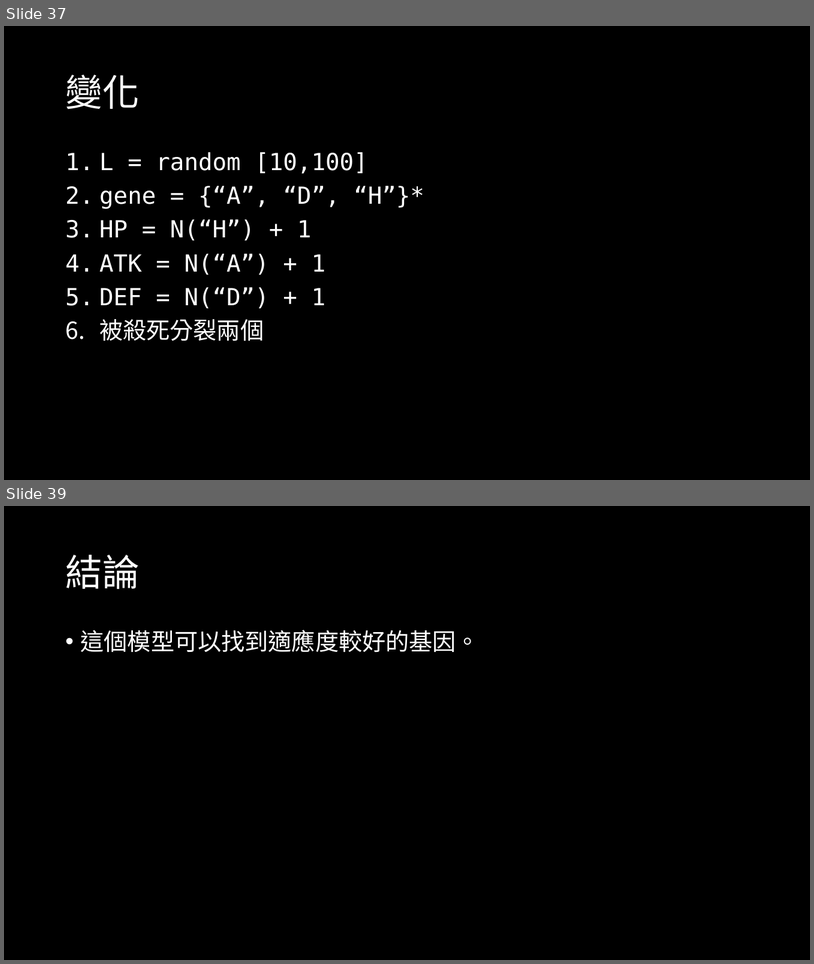
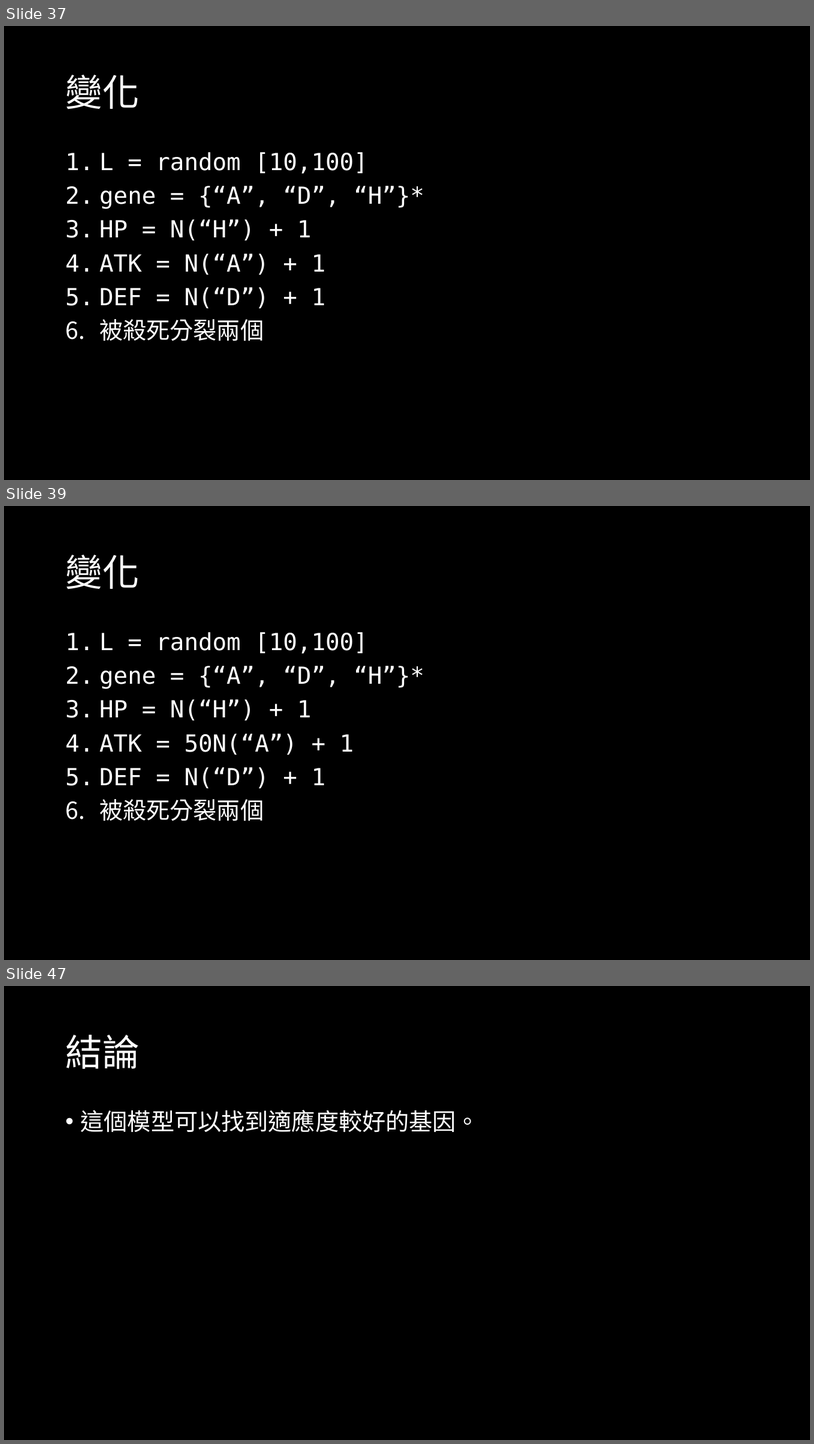
Before and after one commit to OEmiliatanO/CSE_intro_to_AI, a slide deck: 人工智慧導論期末報告 B103040012 謝承翰.pptx. Shown one above the other, each under a label of ours: slides 37 and 39 before the commit, slides 37, 39 and 47 after it; the slides between them are not shown. The pictures are 814x964 and 814x1444 pixels, drawn with LibreOffice and Linux fonts; fonts in the diff are those of the drawing. Boxes give left, top, right and bottom in pixels: in the first picture for what was removed or moved away, otherwise in the second. Text is boxed around its words. In the diff, an @@ line names an element or a change of style, - is before the commit and + after.

```diff
--- a/人工智慧導論期末報告 B103040012 謝承翰.pptx
+++ b/人工智慧導論期末報告 B103040012 謝承翰.pptx
@@ slide 39 added at (x1=4, y1=506, x2=810, y2=960), background #000000 @@
@@ title added at (x1=65, y1=555, x2=139, y2=589), 44 pt, text #FFFFFF @@
+變化
@@ text added at (x1=99, y1=632, x2=425, y2=821), 28 pt, text #FFFFFF @@
+1. L = random [10,100]
+2. gene = {“A”, “D”, “H”}*
+3. HP = N(“H”) + 1
+4. ATK = 50N(“A”) + 1
+5. DEF = N(“D”) + 1
+6. 被殺死分裂兩個
@@ what was slide 39 is now slide 47 @@
```
Also in this commit, not shown: 11 slides changed, 7 other slides added.
